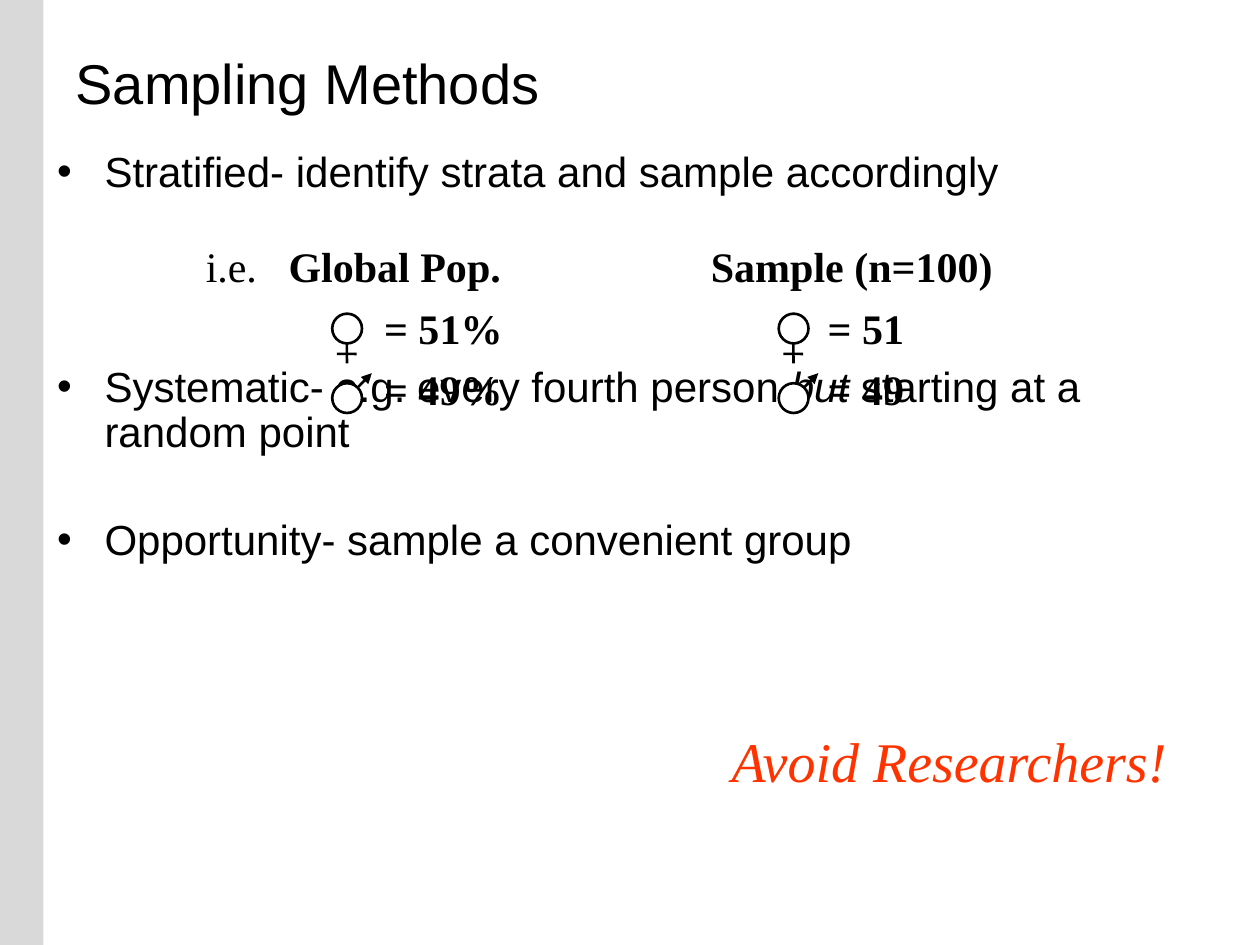
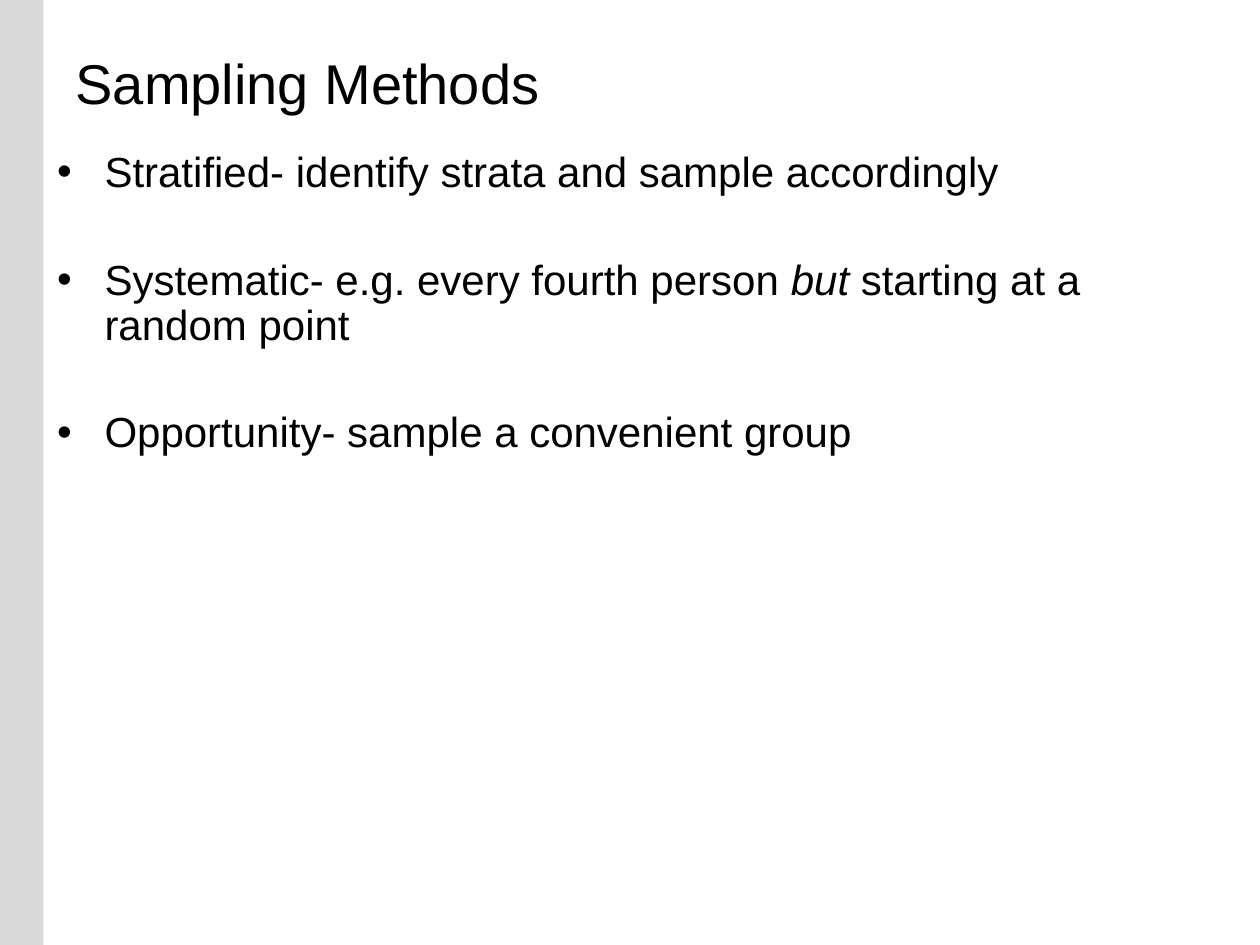
Before and after one commit to buyuhuang/csda1000_FT, a slide deck: slide 68 of day5/1. Lecture/day5_research_design.pptx (slide 81 before the commit). Drawn at 1260x945 pixels with LibreOffice and Linux fonts; fonts in the diff are those of the drawing; background and template pictures are left out. Boxes give left, top, right and bottom in pixels: in the first picture for what was removed or moved away, otherwise in the second. Text is boxed around its words. In the diff, an @@ line names an element or a change of style, - is before the commit and + after.

```diff
--- a/day5/1. Lecture/day5_research_design.pptx
+++ b/day5/1. Lecture/day5_research_design.pptx
@@ text "Stratified- identify strata and sample ..." rewrapped from <box>105,156,999,563</box> to <box>105,156,1080,456</box> @@
@@ group removed at <box>206,253,992,413</box>: 4 ellipses, 4 lines, 2 arrows, 1 text @@
-i.e. Global Pop. Sample (n=100)
-= 51% = 51
-= 49% = 49
@@ text removed at <box>732,743,1166,783</box> @@
-Avoid Researchers!
```
Also in this commit, not shown: 2 other slides changed, 13 slides removed, 52 other files.
